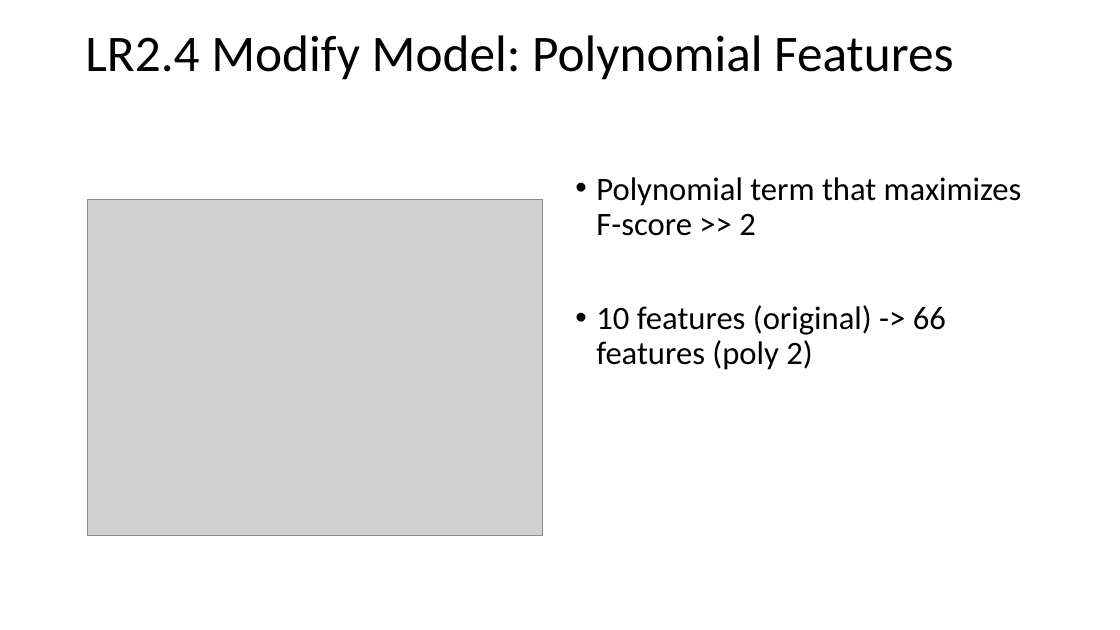
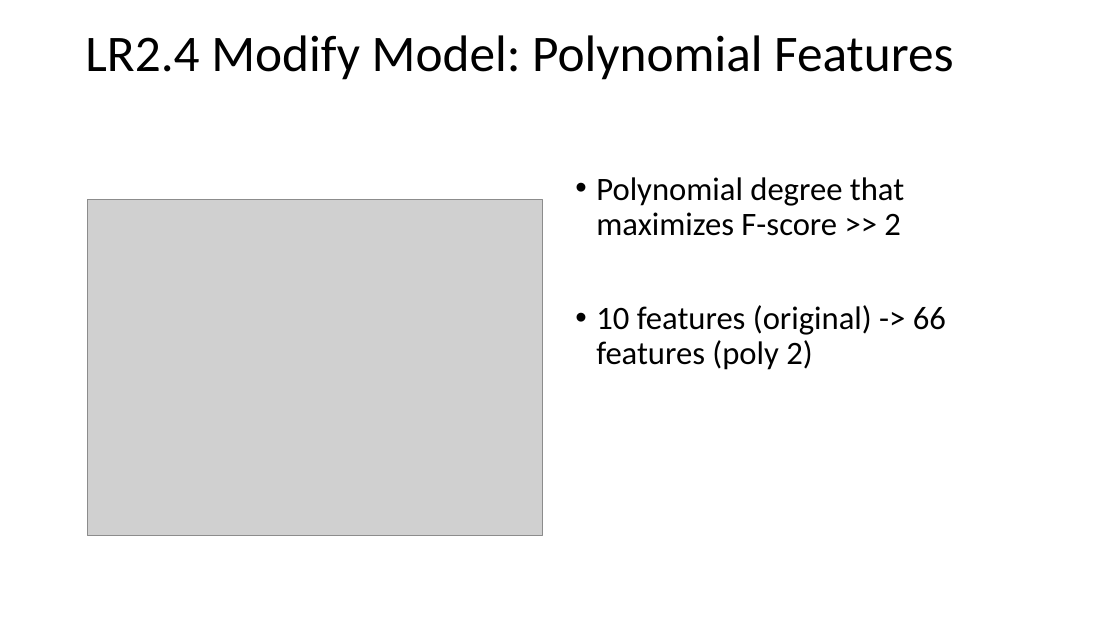
Before and after one commit to HeekyungAndMunkyu/Practice_Programming, a slide deck: slide 12 of DataScience/CreditScoring/Team10/Report.pptx. Drawn at 1120x630 pixels with LibreOffice and Linux fonts; fonts in the diff are those of the drawing; grey boxes stand for pictures. Boxes give left, top, right and bottom in pixels: in the first picture for what was removed or moved away, otherwise in the second. Text is boxed around its words. In the diff, an @@ line names an element or a change of style, - is before the commit and + after.

```diff
--- a/DataScience/CreditScoring/Team10/Report.pptx
+++ b/DataScience/CreditScoring/Team10/Report.pptx
@@ text at (x1=596, y1=177, x2=904, y2=236): text changed @@
-• Polynomial term that maximizes F-score >> 2
+• Polynomial degree that maximizes F-score >> 2
```
Also in this commit, not shown: 3 other files.
